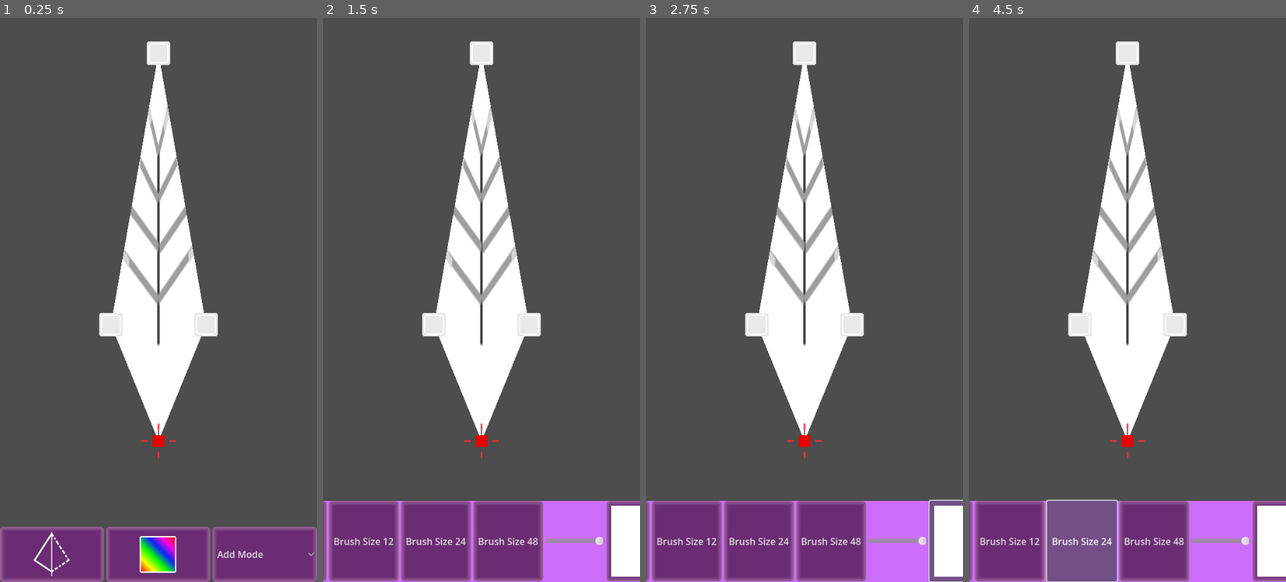
Above: before the commit, frames 1-4 (left to right).
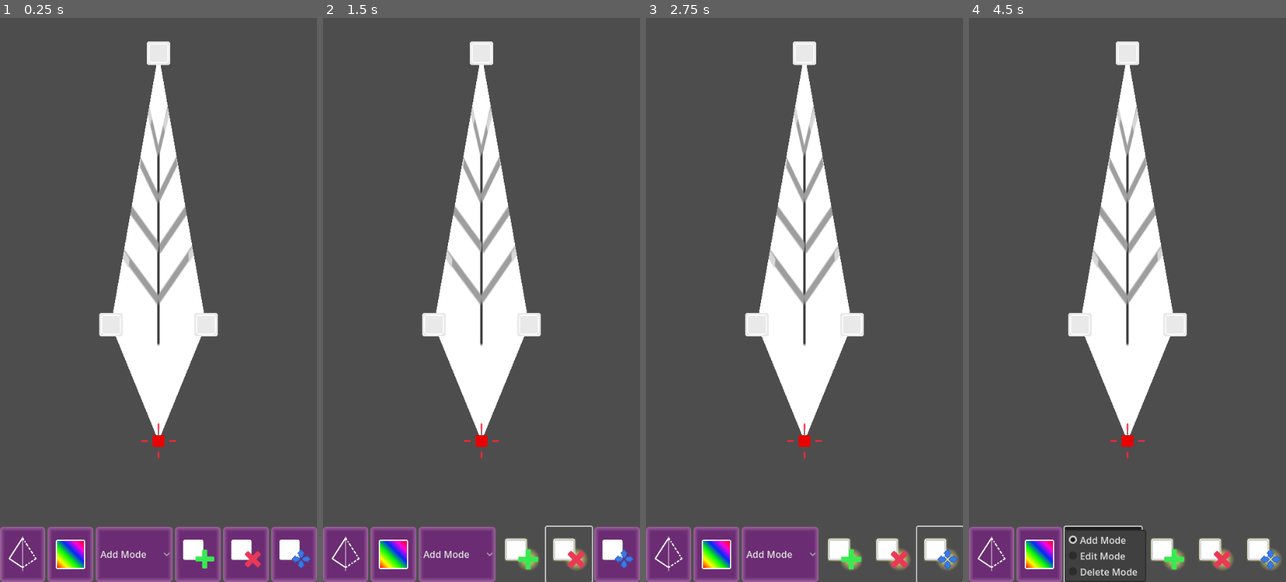
Above: after the commit, the same moments.

Repository: LettucePie/persephone
Game: Godot game, scene res://design/modes/leaf/leafmaker.tscn
Same seed, same stepped clock (60 frames per second), same inputs: the game is played once before the commit and once after it.
Inputs (mouse positions are in pixels of both pictures, inside the frame that each line leads up to):
- Up to frame 1 (0.25 s): no input
- Up to frame 2 (1.5 s): click (519, 553) at 0.52 s; click (570, 553) at 1.27 s
- Up to frame 3 (2.75 s): click (940, 553) at 2.02 s
- Up to frame 4 (4.5 s): click (1010, 542) at 2.75 s, where only the run before the commit has a clickable "Brush Size 12"; click (991, 553) at 3.52 s; click (1083, 542) at 4.25 s, where only the run before the commit has a clickable "Brush Size 24"

The runs differ from the first frame. In frame 1, 3.9% of the frame differs, in the area x 2-100%, y 90-100%; in frame 2, 11%; in frame 3, 11%; in frame 4, 13%, in the area x 0-100%, y 85-100%.

Commit message:
Added in add, remove, move leafpoint buttons. need to connect functions

Diff:
--- a/design/modes/leaf/leafmaker.tscn
+++ b/design/modes/leaf/leafmaker.tscn
@@ -19,6 +19,12 @@
 [ext_resource type="Texture2D" uid="uid://dbkv1ntemxio1" path="res://design/modes/leaf/brush_circle_24.png" id="14_qxpf8"]
 [ext_resource type="Texture2D" uid="uid://bq7y6wgfhqn3h" path="res://design/ui/coloring_mode_icon.png" id="14_uin86"]
 [ext_resource type="Texture2D" uid="uid://ctwa633fuvfwu" path="res://design/modes/leaf/brush_circle_48.png" id="15_5l1ma"]
+[ext_resource type="Texture2D" uid="uid://drleocmyk3cs4" path="res://design/ui/add_leafpoint.png" id="15_ur4ru"]
+[ext_resource type="Texture2D" uid="uid://tohdr0r025tj" path="res://design/ui/add_leafpoint_highlight.png" id="16_0feru"]
+[ext_resource type="Texture2D" uid="uid://bhs7f07t2fw80" path="res://design/ui/remove_leafpoint.png" id="17_qi3ng"]
+[ext_resource type="Texture2D" uid="uid://b0uf3o25hpy3q" path="res://design/ui/remove_leafpoint_highlight.png" id="18_0032b"]
+[ext_resource type="Texture2D" uid="uid://64c4t48pc03j" path="res://design/ui/move_leafpoint.png" id="19_svng3"]
+[ext_resource type="Texture2D" uid="uid://cfw1bue4iv38h" path="res://design/ui/move_leafpoint_highlight.png" id="20_p7wbl"]
 
 [node name="leafmaker" type="Node"]
 script = ExtResource("2")
@@ -70,11 +76,14 @@
 script = ExtResource("5")
 
 [node name="main_controls" type="HBoxContainer" parent="ui"]
-layout_mode = 0
-anchor_top = 1.0
-anchor_right = 1.0
-anchor_bottom = 1.0
-offset_top = -94.0
+layout_mode = 1
+anchors_preset = -1
+anchor_top = 0.902
+anchor_right = 1.0
+anchor_bottom = 1.0
+offset_top = 0.0799561
+grow_horizontal = 2
+grow_vertical = 0
 alignment = 1
 
 [node name="Symmetry" type="CheckButton" parent="ui/main_controls"]
@@ -107,6 +116,39 @@
 popup/item_1/id = 1
 popup/item_2/text = "Delete Mode"
 popup/item_2/id = 2
+
+[node name="Add_Mode" type="CheckButton" parent="ui/main_controls"]
+layout_mode = 2
+size_flags_horizontal = 3
+theme_type_variation = &"empty_toggle"
+icon = ExtResource("15_ur4ru")
+icon_alignment = 1
+expand_icon = true
+script = ExtResource("12_it2pa")
+unchecked = ExtResource("15_ur4ru")
+checked = ExtResource("16_0feru")
+
+[node name="Remove_Mode" type="CheckButton" parent="ui/main_controls"]
+layout_mode = 2
+size_flags_horizontal = 3
+theme_type_variation = &"empty_toggle"
+icon = ExtResource("15_ur4ru")
+icon_alignment = 1
+expand_icon = true
+script = ExtResource("12_it2pa")
+unchecked = ExtResource("17_qi3ng")
+checked = ExtResource("18_0032b")
+
+[node name="Move_Mode" type="CheckButton" parent="ui/main_controls"]
+layout_mode = 2
+size_flags_horizontal = 3
+theme_type_variation = &"empty_toggle"
+icon = ExtResource("15_ur4ru")
+icon_alignment = 1
+expand_icon = true
+script = ExtResource("12_it2pa")
+unchecked = ExtResource("19_svng3")
+checked = ExtResource("20_p7wbl")
 
 [node name="SymmetryLine" type="TextureRect" parent="ui"]
 visible = false
--- a/project.godot
+++ b/project.godot
@@ -13,7 +13,7 @@
 config/name="Persephone"
 run/main_scene="res://design/modes/leaf/leafmaker.tscn"
 config/features=PackedStringArray("4.0")
-config/icon="res://icon.png"
+config/icon="res://design/leaf_icon.png"
 
 [display]
 
@@ -31,6 +31,7 @@
 
 [rendering]
 
+textures/vram_compression/import_etc2_astc=true
 environment/defaults/default_environment="res://default_env.tres"
 quality/driver/driver_name="GLES2"
 vram_compression/import_etc=true
Not shown: 1 places in design/modes/leaf/leafmaker.tscn that only renumber resources
Binary file added: design/ui/add_leafpoint.png
Not shown, added: design/ui/add_leafpoint.png.import
Binary file added: design/ui/add_leafpoint_highlight.png
Not shown, added: design/ui/add_leafpoint_highlight.png.import
Binary file added: design/ui/move_leafpoint.png
Not shown, added: design/ui/move_leafpoint.png.import
Binary file added: design/ui/move_leafpoint_highlight.png
Not shown, added: design/ui/move_leafpoint_highlight.png.import
Binary file added: design/ui/remove_leafpoint.png
Not shown, added: design/ui/remove_leafpoint.png.import
Binary file added: design/ui/remove_leafpoint_highlight.png
(and 3 more such lines)
